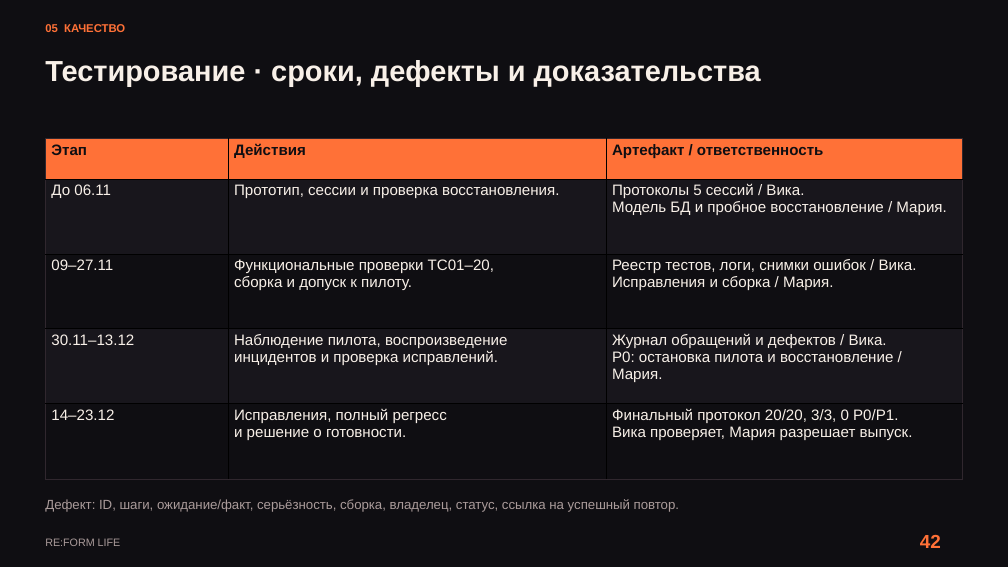
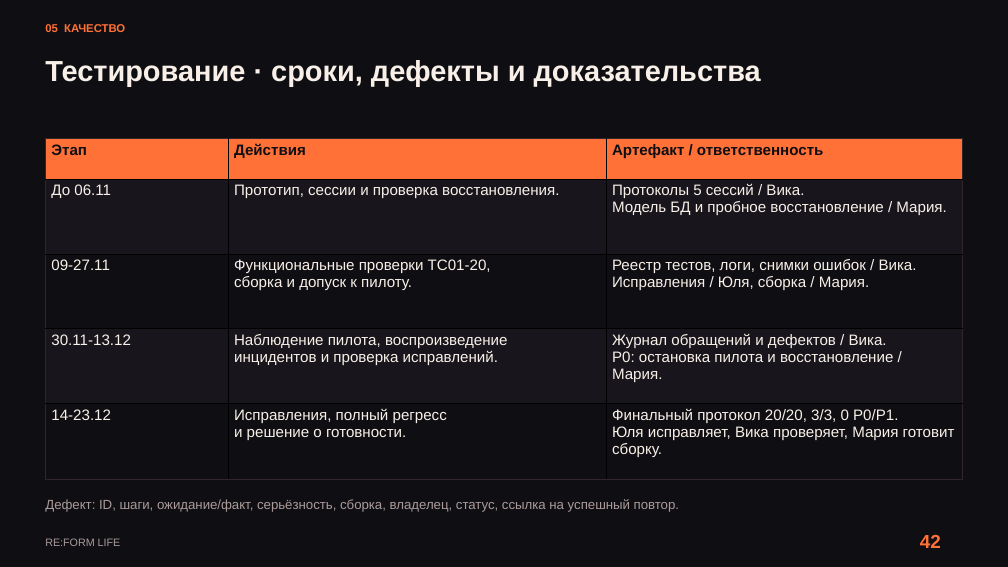
Before and after one commit to kartaamigo/RE-FORM-LIFE, a slide deck: slide 42 of docs/project-plan/RE_FORM_LIFE_Reviewed_Design.pptx. Drawn at 1008x567 pixels with LibreOffice and Linux fonts; fonts in the diff are those of the drawing. Boxes give left, top, right and bottom in pixels: in the first picture for what was removed or moved away, otherwise in the second. Text is boxed around its words. In the diff, an @@ line names an element or a change of style, - is before the commit and + after.

```diff
--- a/docs/project-plan/RE_FORM_LIFE_Reviewed_Design.pptx
+++ b/docs/project-plan/RE_FORM_LIFE_Reviewed_Design.pptx
@@ table at (45,138,963,478) @@
-row 3: 09–27.11 | Функциональные проверки TC01–20, / сборка и допуск к пилоту. | Реестр тестов, логи, снимки ошибок / Вика. / Исправления и сборка / Мария.
+row 3: 09-27.11 | Функциональные проверки TC01-20, / сборка и допуск к пилоту. | Реестр тестов, логи, снимки ошибок / Вика. / Исправления / Юля, сборка / Мария.
-row 4, column 1: 30.11–13.12
+row 4, column 1: 30.11-13.12
-row 5, column 1: 14–23.12
+row 5, column 1: 14-23.12
-row 5, column 3: Финальный протокол 20/20, 3/3, 0 P0/P1. / Вика проверяет, Мария разрешает выпуск.
+row 5, column 3: Финальный протокол 20/20, 3/3, 0 P0/P1. / Юля исправляет, Вика проверяет, Мария готовит сборку.
```
Also in this commit, not shown: 41 other slides changed, 1 other file.
